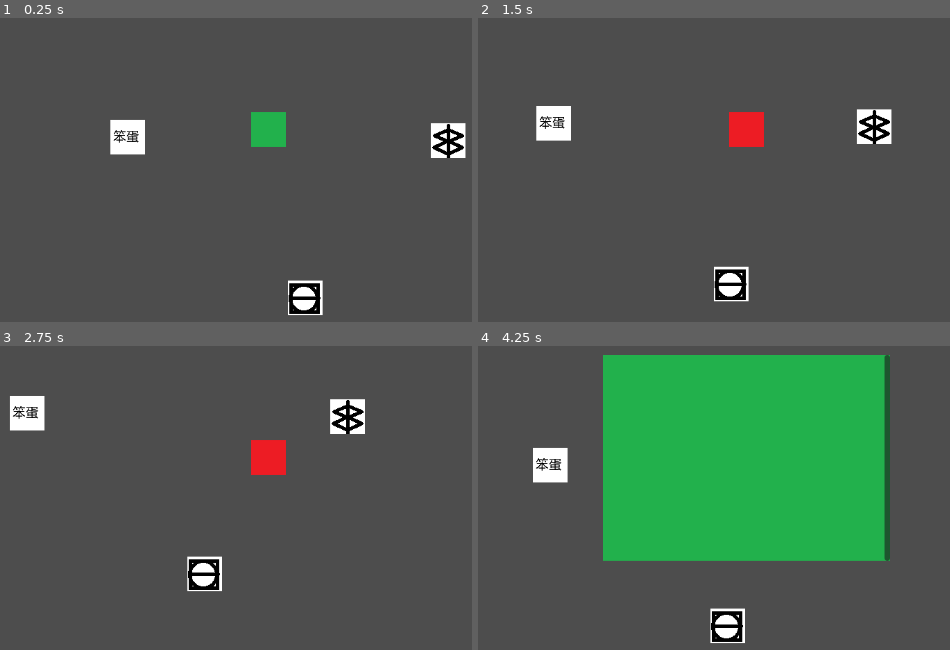
Above: before the commit, frames 1-4 (two rows, left to right).
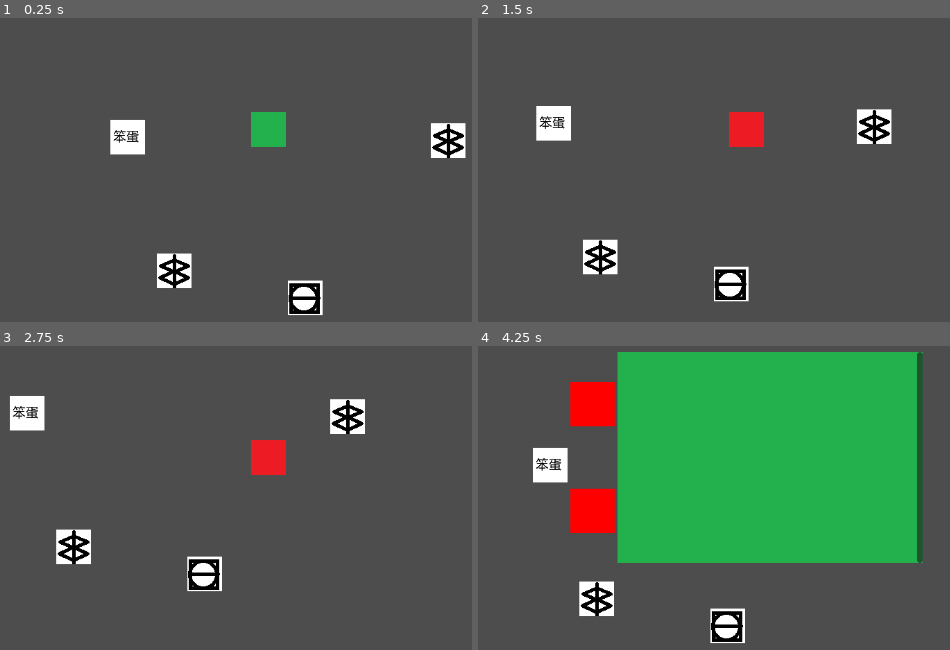
Above: after the commit, the same moments.

Repository: zelcamn/TheGame
Game: Godot game, scene res://gameFiles/scenes/dev_scene.tscn
Same seed, same stepped clock (60 frames per second), same inputs: the game is played once before the commit and once after it.
Inputs (mouse positions are in pixels of both pictures, inside the frame that each line leads up to):
- Up to frame 1 (0.25 s): no input
- Up to frame 2 (1.5 s): tap Enter at 0.5 s; move the mouse to (921, 106) at 0.52 s; hold Right (moveRight) 0.53-1.28 s; hold O (deleteItem) 0.53-1.28 s; tap E (interaction) at 0.8, 1.35 s; move the mouse to (586, 151) at 1.27 s; hold Down (moveDown) from 1.28 s (still down)
- Up to frame 3 (2.75 s): tap O (deleteItem) at 1.55 s; move the mouse to (349, 358) at 2.02 s; release Down (moveDown) at 2.03 s; hold Right (moveRight) from 2.03 s (still down); hold O (deleteItem) from 2.03 s (still down); tap E (interaction) at 2.3 s
- Up to frame 4 (4.25 s): move the mouse to (704, 546) at 2.77 s; release Right (moveRight) at 2.78 s; release O (deleteItem) at 2.78 s; hold Up (moveUp) 2.78-3.53 s; tap E (interaction) at 2.85, 3.8 s; tap O (deleteItem) at 3.05 s; move the mouse to (outside the picture) at 3.52 s; hold Left (moveLeft) from 3.53 s (still down); hold O (deleteItem) from 3.53 s (still down); tap Tab (openInventory) at 4.15 s

The runs differ from the first frame. In frame 1, 0.8% of the frame differs, in the area x 33-41%, y 77-89%; in frame 2, 0.9%; in frame 3, 0.8%; in frame 4, 12%, in the area x 19-95%, y 1-89%.

Commit message:
#17 Добавить в UI инвентаря слоты

Diff:
--- a/gameFiles/globals/event_bus.gd
+++ b/gameFiles/globals/event_bus.gd
@@ -6,3 +6,4 @@
 signal item_delete(index: int)
 signal item_add(res: Resource, index: int)
 signal equip(item: Object)
+signal item_unequip(res: Resource)
--- a/gameFiles/inventory/inventory.gd
+++ b/gameFiles/inventory/inventory.gd
@@ -21,9 +21,6 @@
 		return buffer
 	weapon = items[index]
 	return null
-	#var buffer = weapon
-	#weapon = items[index]
-	#items[index] = buffer
 
 func assign_armor(index: int):
 	if armor != null:
@@ -32,6 +29,3 @@
 		return buffer
 	armor = items[index]
 	return null
-	#var buffer = armor
-	#armor = items[index]
-	#items[index] = buffer
--- a/gameFiles/inventory/inventory_UI.gd
+++ b/gameFiles/inventory/inventory_UI.gd
@@ -25,4 +25,10 @@
 	var newItem = item_UI_scene.instantiate()
 	newItem.resource = res
 	newItem.id = index
-	$NinePatchRect/ScrollContainer/GridContainer.add_child(newItem)
+	$HBoxContainer/NinePatchRect/ScrollContainer/GridContainer.add_child(newItem)
+
+func add_item_in_slot_UI(res: Resource):
+	if res.type == 1:
+		$HBoxContainer/VBoxContainer/WeaponSlot.resource = res
+	if res.type == 2:
+		$HBoxContainer/VBoxContainer/ArmorSlot.resource = res
--- a/gameFiles/inventory/inventory_UI.tscn
+++ b/gameFiles/inventory/inventory_UI.tscn
@@ -1,8 +1,9 @@
-[gd_scene load_steps=4 format=3 uid="uid://cpl7grpuid6sp"]
+[gd_scene load_steps=5 format=3 uid="uid://cpl7grpuid6sp"]
 
 [ext_resource type="Script" path="res://gameFiles/inventory/inventory_UI.gd" id="1_tfyx5"]
 [ext_resource type="Texture2D" uid="uid://cnu5xd4xao0j6" path="res://res/sprites/player/stop.png" id="2_mqe0x"]
 [ext_resource type="PackedScene" uid="uid://diewxfpwnuyaq" path="res://gameFiles/inventory/item_ui.tscn" id="3_nuxkr"]
+[ext_resource type="Script" path="res://gameFiles/inventory/slot_ui.gd" id="4_e3t8h"]
 
 [node name="inventory_UI" type="Control"]
 layout_mode = 3
@@ -16,22 +17,37 @@
 script = ExtResource("1_tfyx5")
 item_UI_scene = ExtResource("3_nuxkr")
 
-[node name="NinePatchRect" type="NinePatchRect" parent="."]
+[node name="HBoxContainer" type="HBoxContainer" parent="."]
 layout_mode = 1
 anchors_preset = 8
 anchor_left = 0.5
 anchor_top = 0.5
 anchor_right = 0.5
 anchor_bottom = 0.5
-offset_left = -207.0
-offset_top = -148.5
-offset_right = 207.0
-offset_bottom = 148.5
+offset_left = -254.0
+offset_top = -152.0
+offset_right = 254.0
+offset_bottom = 152.0
 grow_horizontal = 2
 grow_vertical = 2
+
+[node name="VBoxContainer" type="VBoxContainer" parent="HBoxContainer"]
+layout_mode = 2
+
+[node name="WeaponSlot" parent="HBoxContainer/VBoxContainer" instance=ExtResource("3_nuxkr")]
+layout_mode = 2
+script = ExtResource("4_e3t8h")
+
+[node name="ArmorSlot" parent="HBoxContainer/VBoxContainer" instance=ExtResource("3_nuxkr")]
+layout_mode = 2
+script = ExtResource("4_e3t8h")
+
+[node name="NinePatchRect" type="NinePatchRect" parent="HBoxContainer"]
+layout_mode = 2
+size_flags_horizontal = 3
 texture = ExtResource("2_mqe0x")
 
-[node name="ScrollContainer" type="ScrollContainer" parent="NinePatchRect"]
+[node name="ScrollContainer" type="ScrollContainer" parent="HBoxContainer/NinePatchRect"]
 layout_mode = 1
 anchors_preset = 15
 anchor_right = 1.0
@@ -40,7 +56,7 @@
 grow_vertical = 2
 vertical_scroll_mode = 2
 
-[node name="GridContainer" type="GridContainer" parent="NinePatchRect/ScrollContainer"]
+[node name="GridContainer" type="GridContainer" parent="HBoxContainer/NinePatchRect/ScrollContainer"]
 layout_mode = 2
 size_flags_horizontal = 3
 size_flags_vertical = 3
--- a/gameFiles/inventory/item_ui.gd
+++ b/gameFiles/inventory/item_ui.gd
@@ -1,4 +1,5 @@
 extends Control
+class_name Item_UI
 
 @export var resource: Item
 
--- /dev/null
+++ b/gameFiles/inventory/slot_ui.gd
@@ -0,0 +1,16 @@
+extends Item_UI
+
+func _ready():
+	pass
+
+func _process(delta):
+	if resource != null:
+		$ColorRect/ItemTexture.texture = resource.texture
+	else:
+		$ColorRect/ItemTexture.texture = null
+	if isActive and Input.is_action_pressed("deleteItem") and resource != null:
+		delete_self()
+
+func delete_self():
+	EventBus.emit_signal("item_unequip", resource)
+	resource = null
--- a/gameFiles/player/PlayerController.gd
+++ b/gameFiles/player/PlayerController.gd
@@ -9,6 +9,7 @@
 	EventBus.connect("equip", item_equip)
 	EventBus.connect("item_pick", add_item)
 	EventBus.connect("item_delete", item_delete)
+	EventBus.connect("item_unequip", item_unequip)
 
 	screenSize = get_viewport_rect().size
 
@@ -54,12 +55,22 @@
 		var item_in_slot = inventory.assign_weapon(item.id)
 		if item_in_slot != null:
 			add_item(item_in_slot, GlobalInfo.get_new_id())
+		$inventory_UI.add_item_in_slot_UI(item.resource)
 		item.delete_self()
 	elif item.resource.type == 2:
 		var item_in_slot = inventory.assign_armor(item.id)
 		if item_in_slot != null:
 			add_item(item_in_slot, GlobalInfo.get_new_id())
+		$inventory_UI.add_item_in_slot_UI(item.resource)
 		item.delete_self()
+
+func item_unequip(res: Resource):
+	if res.type == 1:
+		add_item(res, GlobalInfo.get_new_id())
+		inventory.weapon = null
+	if res.type == 2:
+		add_item(res, GlobalInfo.get_new_id())
+		inventory.armor = null
 
 func _on_body_entered(body):
 	if body.has_method("is_active"):
--- a/gameFiles/scenes/dev_scene.tscn
+++ b/gameFiles/scenes/dev_scene.tscn
@@ -14,6 +14,10 @@
 position = Vector2(551, 186)
 resource = ExtResource("3_n7ur3")
 
+[node name="base_entity4" parent="." instance=ExtResource("2_yga1o")]
+position = Vector2(156, 374)
+resource = ExtResource("3_n7ur3")
+
 [node name="base_entity3" parent="." instance=ExtResource("2_yga1o")]
 position = Vector2(345, 413)
 resource = ExtResource("3_wga27")
--- a/gameFiles/scenes/scripts/base_entity.gd
+++ b/gameFiles/scenes/scripts/base_entity.gd
@@ -11,7 +11,7 @@
 	isActive = !isActive
 
 func _process(delta):
-	if isActive and Input.is_action_just_pressed("interaction"):
+	if isActive and Input.is_action_just_pressed("interaction") and !GlobalInfo.isInventoryActive:
 		if resource.has_method("interact"):
 			pick_up()
 			self.queue_free()
Empty file removed: gameFiles/player/player.gd
